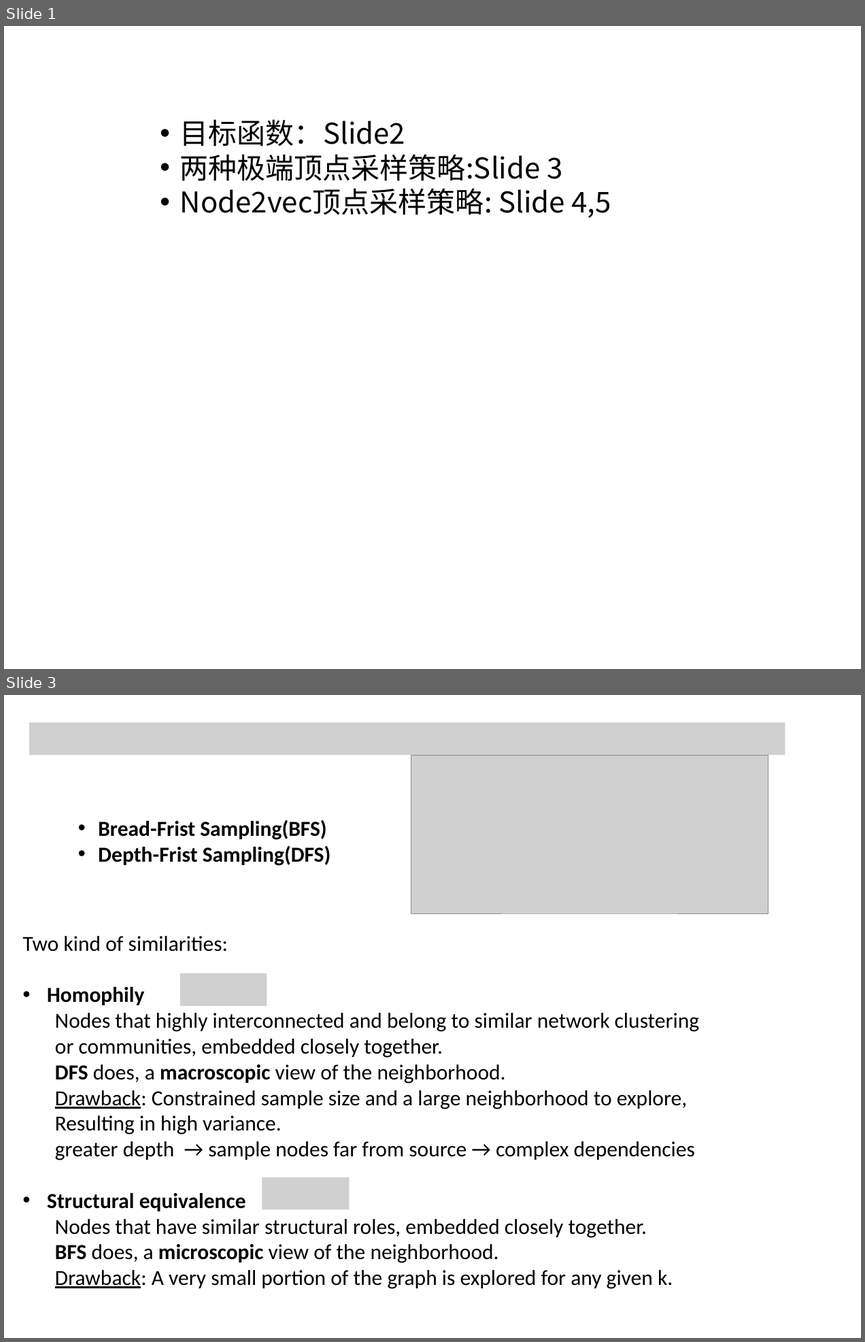
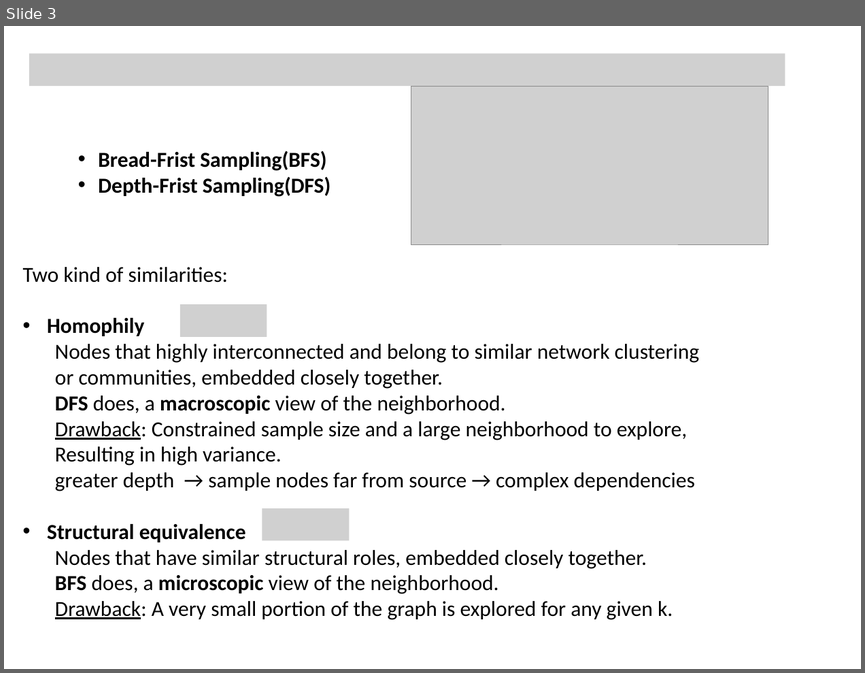
Before and after one commit to Tigerrr07/GNN-tiger, a slide deck: 2_node2vec/node2vec.pptx. Shown one above the other, each under a label of ours: slides 1 and 3 before the commit, slide 3 after it; the slides between them are not shown. The pictures are 865x1342 and 865x673 pixels, drawn with LibreOffice and Linux fonts; fonts in the diff are those of the drawing; grey boxes stand for pictures. Boxes give left, top, right and bottom in pixels: in the first picture for what was removed or moved away, otherwise in the second. Text is boxed around its words. In the diff, an @@ line names an element or a change of style, - is before the commit and + after.

```diff
--- a/2_node2vec/node2vec.pptx
+++ b/2_node2vec/node2vec.pptx
@@ slide 1 removed at (x1=4, y1=26, x2=861, y2=669), background #FFFFFF @@
@@ text removed at (x1=180, y1=119, x2=611, y2=218) @@
-• 目标函数：Slide2
-• 两种极端顶点采样策略:Slide 3
-• Node2vec顶点采样策略: Slide 4,5
```
Also in this commit, not shown: 1 slide added, 2 other files.
